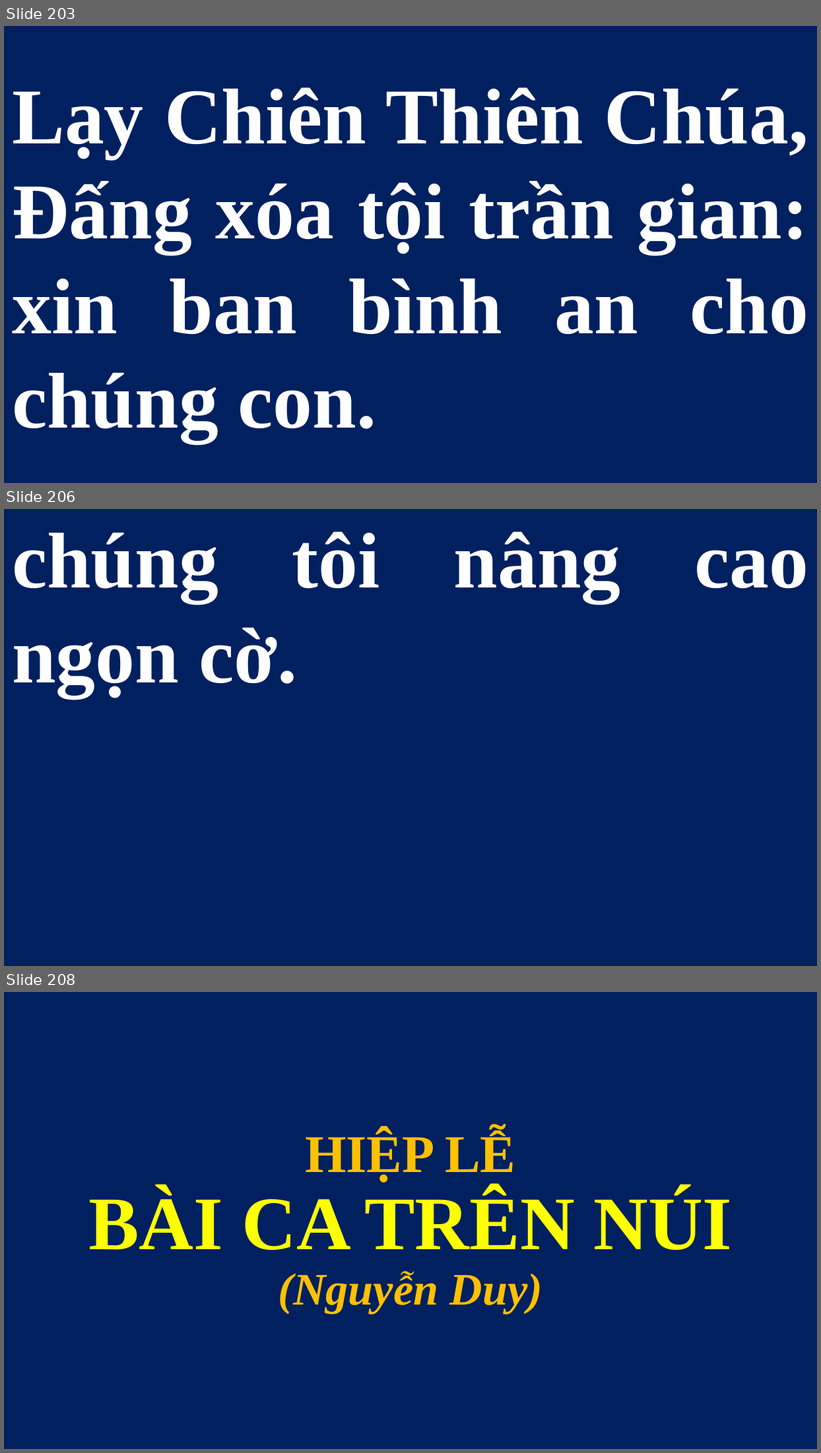
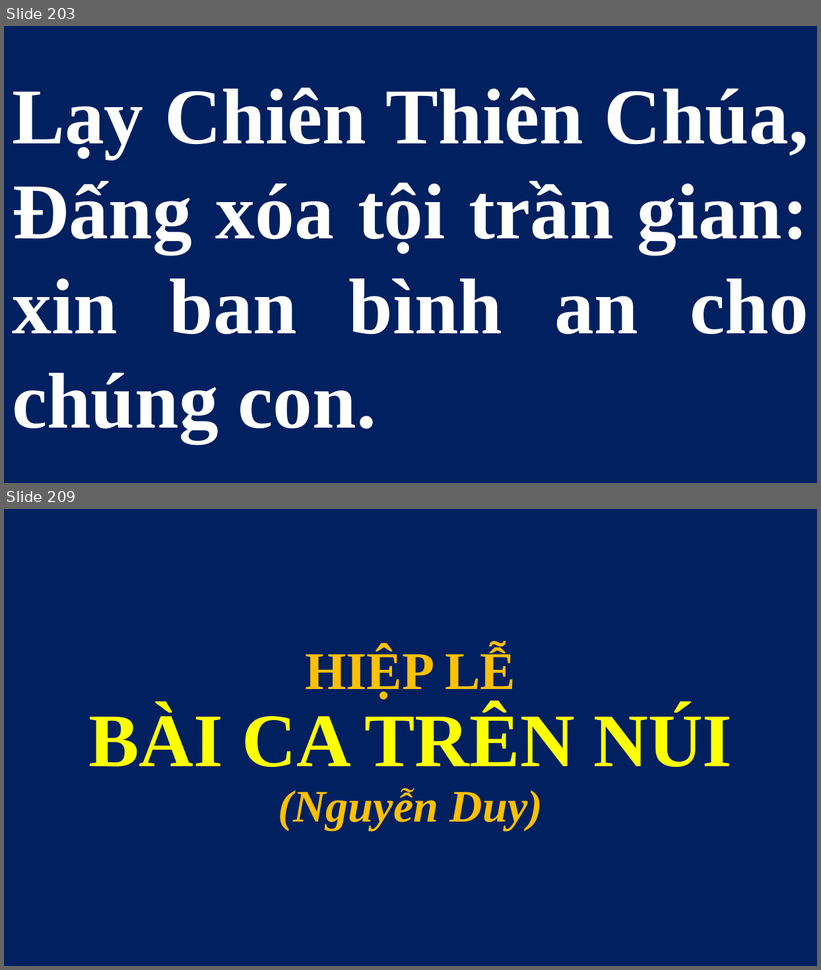
Before and after one commit to lythanhngodev64/SlideLe, a slide deck: Slide/Các Thánh Nam Nữ 2026.pptx. Shown one above the other, each under a label of ours: slides 203, 206 and 208 before the commit, slides 203 and 209 after it; the slides between them are not shown. The pictures are 821x1453 and 821x970 pixels, drawn with LibreOffice and Linux fonts; fonts in the diff are those of the drawing. Boxes give left, top, right and bottom in pixels: in the first picture for what was removed or moved away, otherwise in the second. Text is boxed around its words. In the diff, an @@ line names an element or a change of style, - is before the commit and + after.

```diff
--- a/Slide/Các Thánh Nam Nữ 2026.pptx
+++ b/Slide/Các Thánh Nam Nữ 2026.pptx
@@ slide 206 removed at (4, 509, 817, 966), background #FFFFFF @@
@@ title removed at (4, 509, 817, 966) @@
-chúng tôi nâng cao ngọn cờ.
@@ what was slide 208 is now slide 209 @@
```
Also in this commit, not shown: 2 slides changed, 2 slides added, 1 other file.
